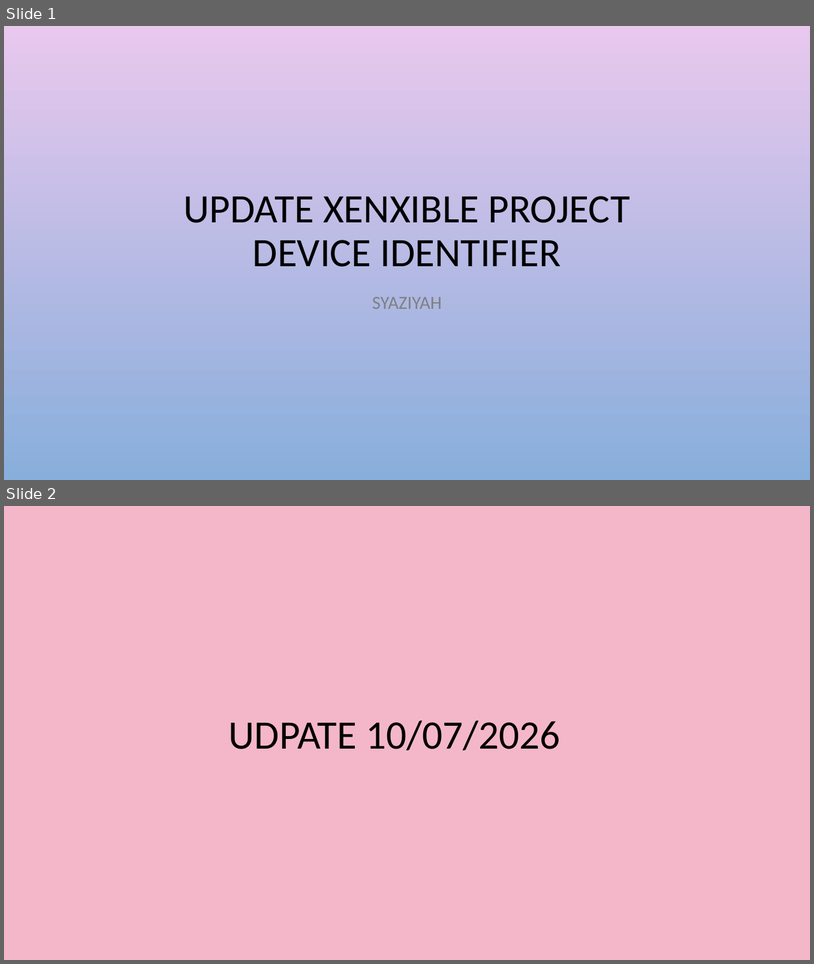
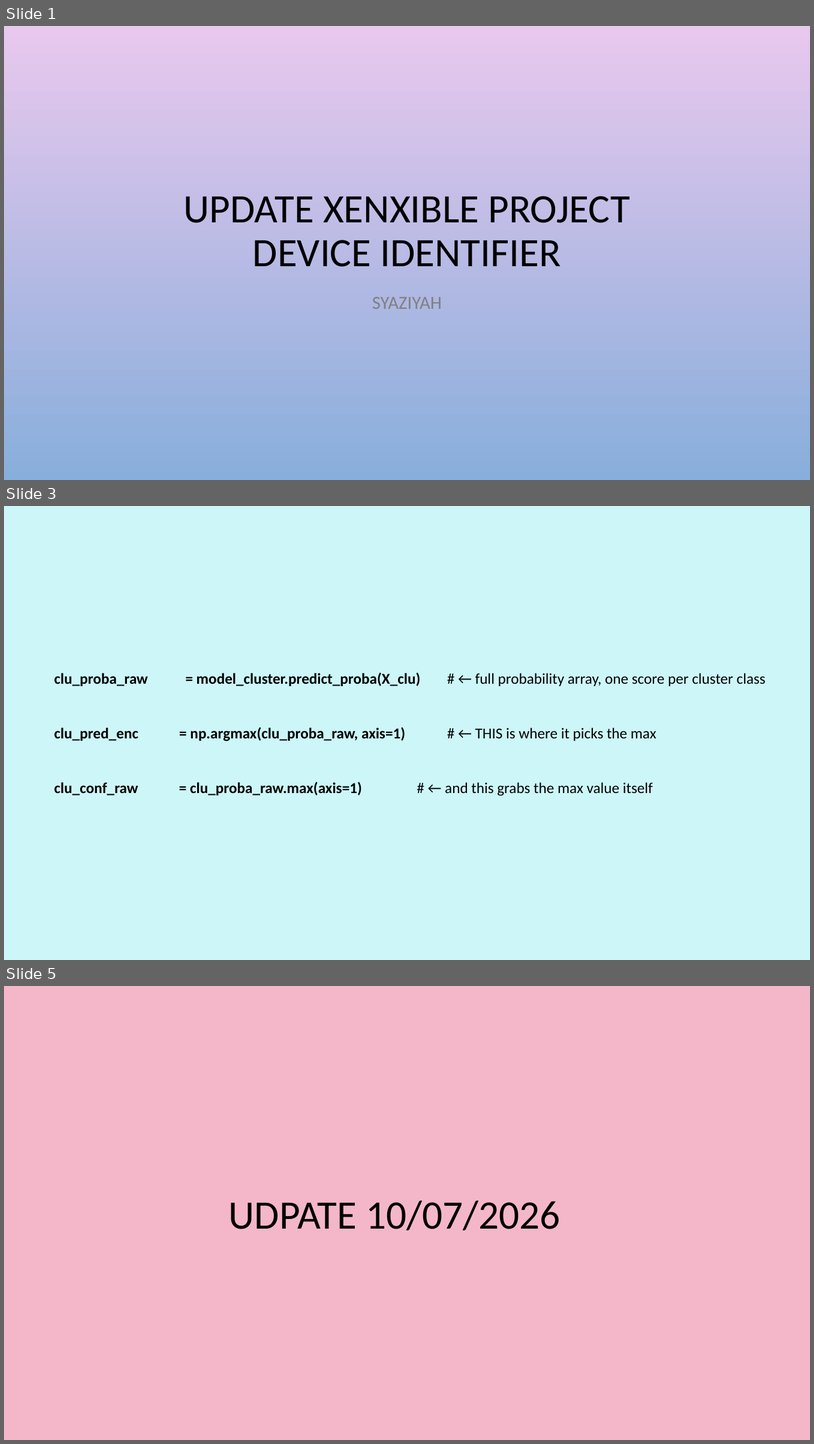
Before and after one commit to Syaziyah30/DeviceCluster, a slide deck: 1.training_model/supplementary/Device Identifier 20260717.pptx. Shown one above the other, each under a label of ours: slides 1 and 2 before the commit, slides 1, 3 and 5 after it; the slides between them are not shown. The pictures are 814x964 and 814x1444 pixels, drawn with LibreOffice and Linux fonts; fonts in the diff are those of the drawing; background and template pictures are left out. Boxes give left, top, right and bottom in pixels: in the first picture for what was removed or moved away, otherwise in the second. Text is boxed around its words. In the diff, an @@ line names an element or a change of style, - is before the commit and + after.

Commit message:
PipelinePredictRequest.cs  - insert the setting predict cluster output csv

```diff
--- a/1.training_model/supplementary/Device Identifier 20260717.pptx
+++ b/1.training_model/supplementary/Device Identifier 20260717.pptx
@@ slide 3 added at [4,506,810,960], background #CDF6F9 @@
@@ text added at [54,672,766,796], 18 pt, text #000000, bold @@
+clu_proba_raw = model_cluster.predict_proba(X_clu) # ← full probability array, one score per cluster class
+clu_pred_enc = np.argmax(clu_proba_raw, axis=1) # ← THIS is where it picks the max
+clu_conf_raw = clu_proba_raw.max(axis=1) # ← and this grabs the max value itself
@@ what was slide 2 is now slide 5 @@
```
Also in this commit, not shown: 2 other slides added, 2 other files.
